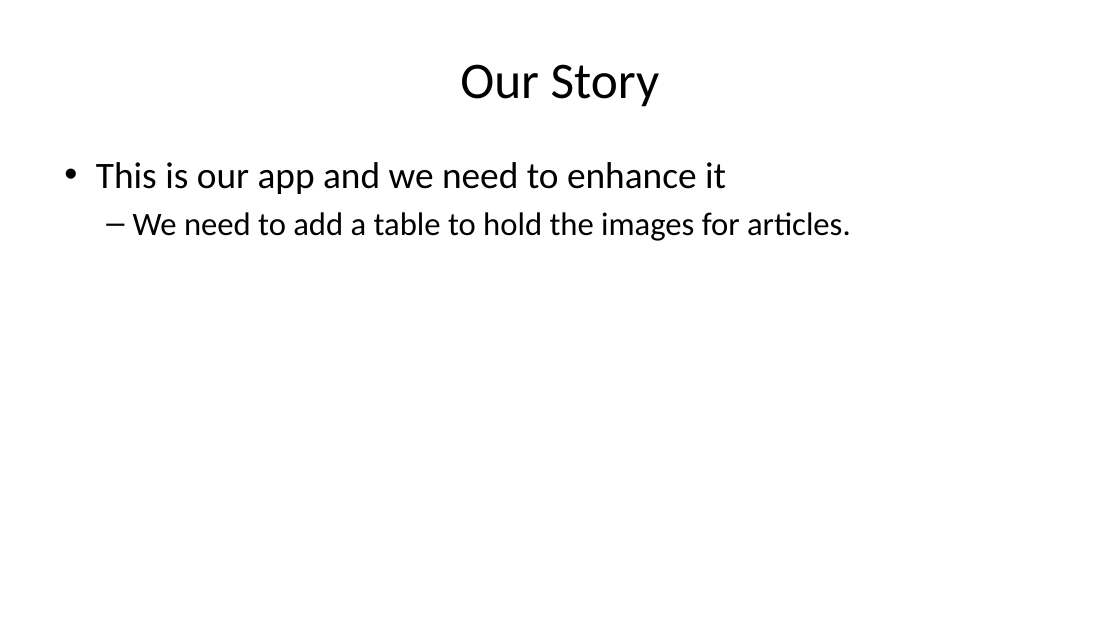
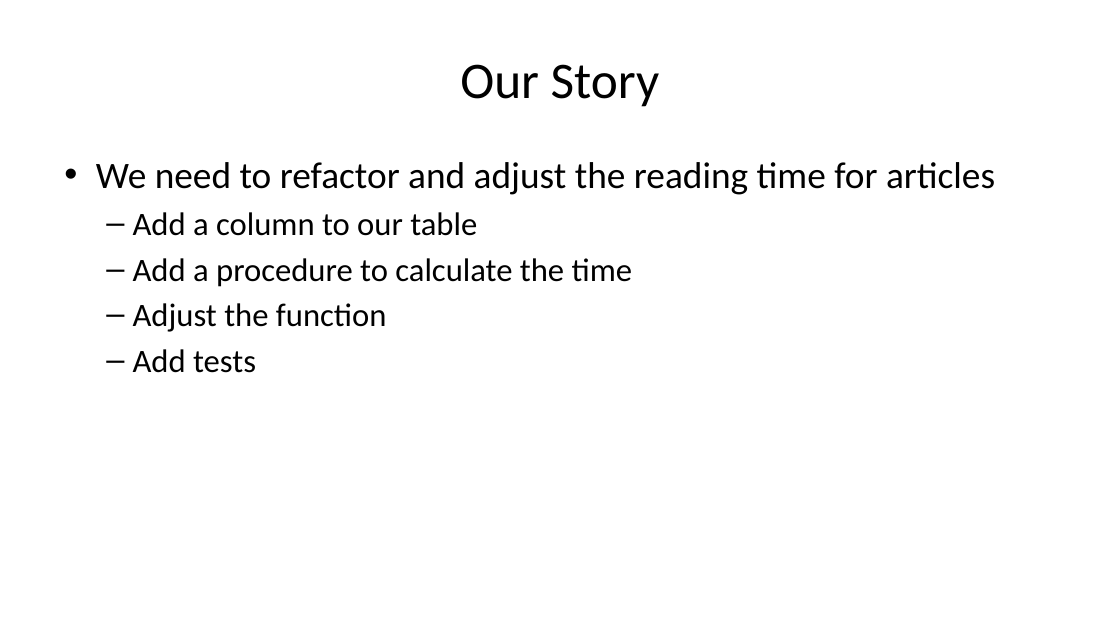
Before and after one commit to way0utwest/TestingTSQL, a slide deck: slide 16 of DB-Delivery-Get-Testing-TSQL.pptx (slide 15 before the commit). Drawn at 1120x630 pixels with LibreOffice and Linux fonts; fonts in the diff are those of the drawing. Boxes give left, top, right and bottom in pixels: in the first picture for what was removed or moved away, otherwise in the second. Text is boxed around its words. In the diff, an @@ line names an element or a change of style, - is before the commit and + after.

Commit message:
Deck updates - test structure, story
Added the AAA structure slide.
Added the beginnings of a story

```diff
--- a/DB-Delivery-Get-Testing-TSQL.pptx
+++ b/DB-Delivery-Get-Testing-TSQL.pptx
@@ text at [96, 162, 995, 373]: text changed @@
-• This is our app and we need to enhance it
-  – We need to add a table to hold the images for articles.
+• We need to refactor and adjust the reading time for articles
+  – Add a column to our table
+  – Add a procedure to calculate the time
+  – Adjust the function
+  – Add tests
```
Also in this commit, not shown: 2 other slides changed, 1 slide added.
